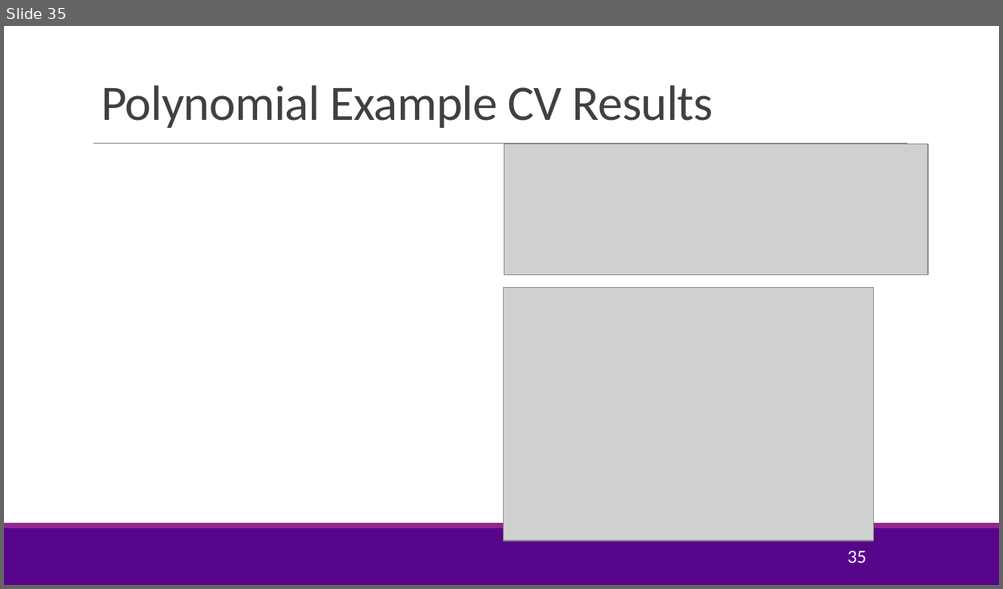
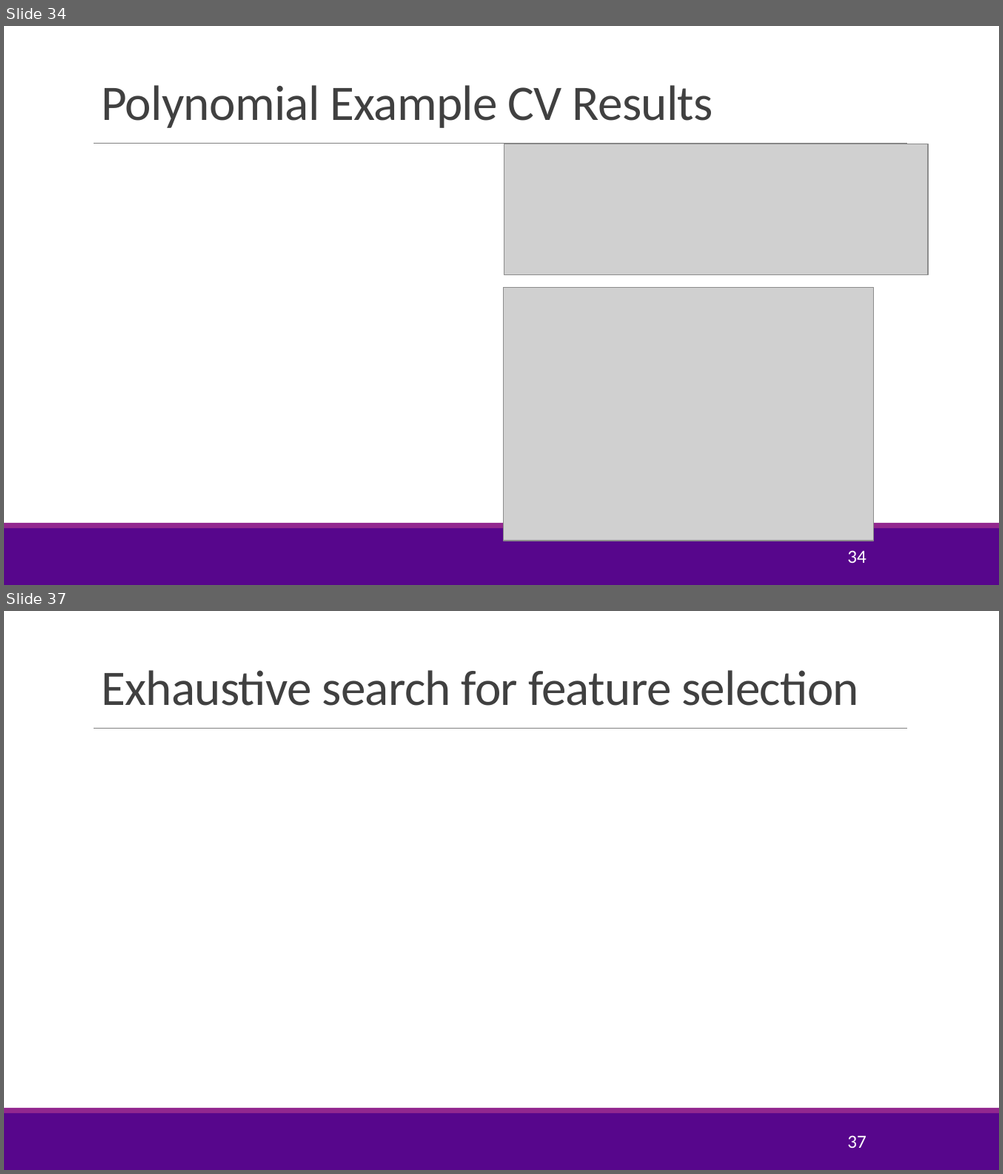
Before and after one commit to joshzzl/introml, a slide deck: lectures/Lect04_ModelSelection.pptx. Shown one above the other, each under a label of ours: slide 35 before the commit, slides 34 and 37 after it; the slides between them are not shown. The pictures are 1003x589 and 1003x1174 pixels, drawn with LibreOffice and Linux fonts; fonts in the diff are those of the drawing; grey boxes stand for pictures; background and template pictures are left out. Boxes give left, top, right and bottom in pixels: in the first picture for what was removed or moved away, otherwise in the second. Text is boxed around its words. In the diff, an @@ line names an element or a change of style, - is before the commit and + after.

Commit message:
Modified the way the bias-variance tradeoff is presented somewhat. Also added a few slides about feature selection. This is necessary since Lab is actually for feature selection.

```diff
--- a/lectures/Lect04_ModelSelection.pptx
+++ b/lectures/Lect04_ModelSelection.pptx
@@ slide 37 added at (4, 611, 999, 1170), background #FFFFFF; not listed: 3 template elements that a slide beside it also shows @@
@@ title added at (101, 670, 859, 706), 48 pt, text #404040 @@
+Exhaustive search for feature selection
@@ page number added at (847, 1136, 866, 1148), 18 pt, text #FFFFFF @@
+37
@@ what was slide 35 is now slide 34 @@
@@ page number at (847, 551, 866, 563): text changed @@
-35
+34
```
Also in this commit, not shown: 10 slides changed, 5 other slides added, 1 slide removed, 1 other file.
